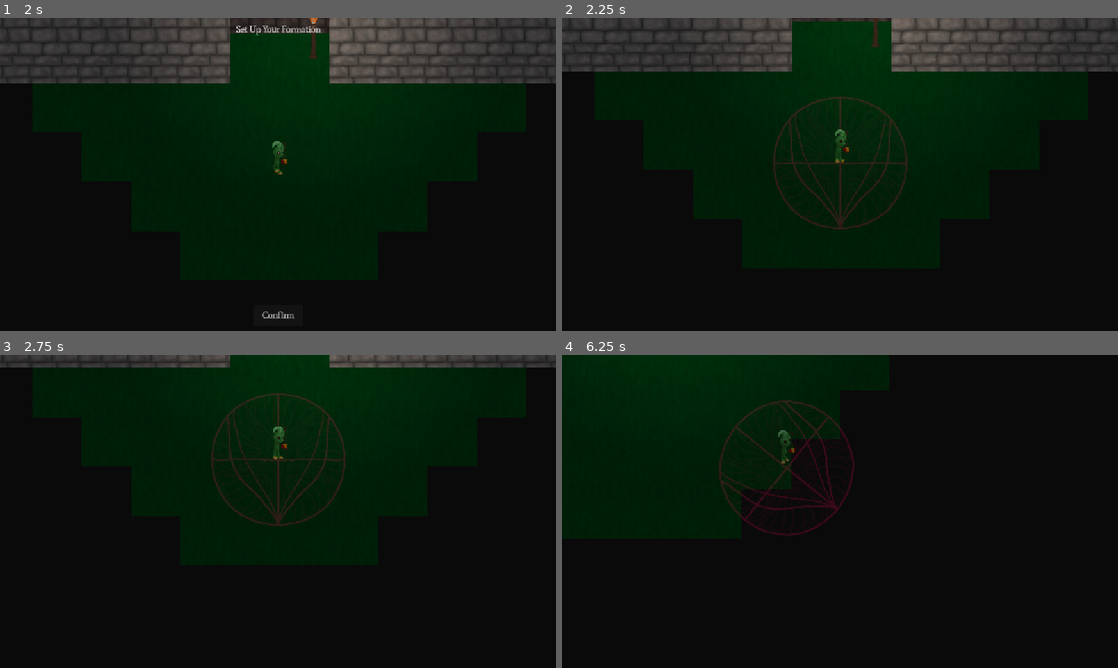
Above: before the commit, frames 1-4 (two rows, left to right).
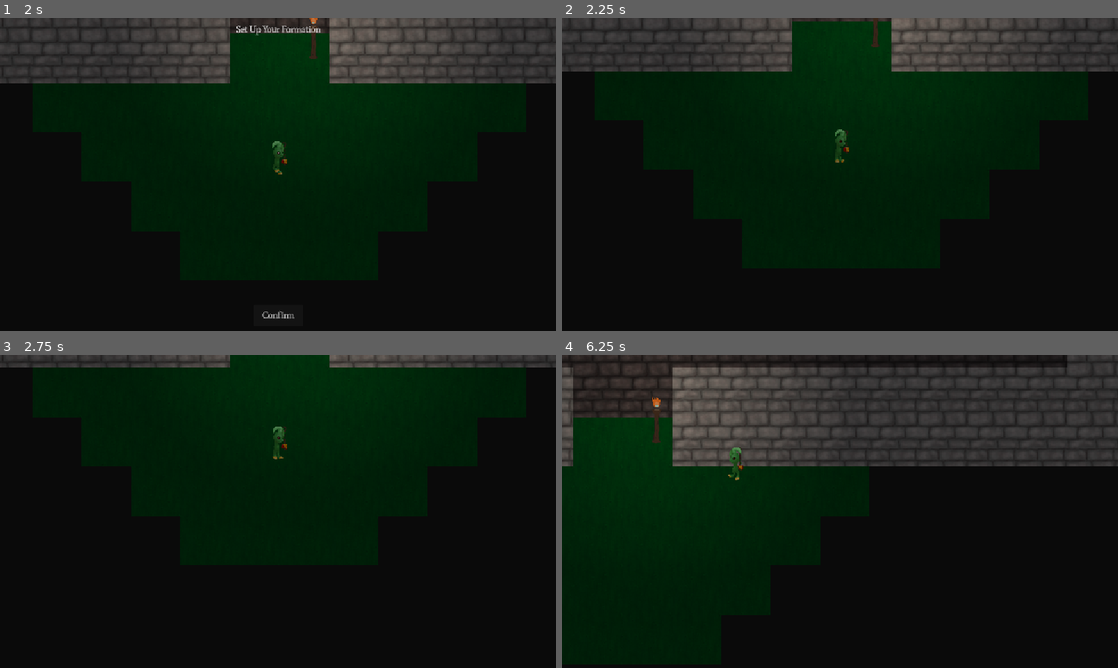
Above: after the commit, the same moments.

Repository: HoneyPony/impish-descent-future
Game: Godot game, scene res://MainMenu.tscn
Two runs of this game, one before a commit and one after it. Both use one fixed random seed, a clock stepped at 60 frames per second and the inputs below.
Inputs (mouse positions are in pixels of both pictures, inside the frame that each line leads up to):
- Up to frame 1 (2 s): click "Play" at 0.5 s; click "Confirm" at 1.25 s
- Up to frame 2 (2.25 s): click "Confirm" at 2 s
- Up to frame 3 (2.75 s): no input
- Up to frame 4 (6.25 s): move the mouse to (840, 445) at 2.77 s; press the mouse at (840, 445) at 2.78 s; hold D (player_right) 2.78-3.53 s; move the mouse to (728, 527) at 3.52 s; release the mouse at (728, 527) at 3.53 s; hold S (player_down) 3.53-4.28 s; click (728, 527) at 3.6 s; move the mouse to (895, 442) at 4.27 s; press the mouse at (895, 442) at 4.28 s; hold D (player_right) 4.28-5.03 s; move the mouse to (812, 574) at 5.02 s; release the mouse at (812, 574) at 5.03 s; hold W (player_up) 5.03-5.78 s; click (812, 574) at 5.1 s; move the mouse to (1006, 558) at 5.77 s; press the mouse at (1006, 558) at 5.78 s; hold A (player_left) from 5.78 s (still down)

Frame 1 is identical in both runs. In frame 2, 1.1% of the frame differs, in the area x 38-63%, y 25-68%; in frame 3, 1.1%; in frame 4, 33%, in the area x 0-100%, y 0-90%.

Commit message:
Somewhat decent formation
One issue here is that, you run up into the camera and this messes
with your angle. Hmmm...

Diff:
--- a/players/imp_formation.gd
+++ b/players/imp_formation.gd
@@ -29,7 +29,8 @@
 
 
 
-	#global_position += (pos - global_position) * 0.05
+	global_position += (pos - global_position) * 0.05
+	#global_position = pos
 
 	var vel = Vector2.ZERO
 	vel.x = Input.get_axis("player_left", "player_right")
@@ -37,12 +38,12 @@
 	vel = vel.normalized() * Player.MAX_VEL
 	# print(global_position)
 
-	global_position += vel * delta #* 4.0
+	global_position += vel * delta * 2.0
 
 	var dist: float = (circle.global_position - pos).length()
 	var circle_vis: float = 1.0 - clamp(dist / 50.0, 0.0, 1.0)
 	circle.self_modulate.a = 1.0 #circle_vis
-	circle.global_position = pos
+	circle.global_position += (pos - circle.global_position) * 0.9
 
 	# We need to use the global mouse position versus our own position, because
 	# the local mouse position is affected by our own rotation.
@@ -50,4 +51,4 @@
 	# Add an offset of 90 degrees because we want the user to configure their
 	# formation pointing 'up'.
 	var target_rot = (get_global_mouse_position() - global_position).angle() + TAU * 0.25
-	rotation = rotate_toward(rotation, target_rot, TAU * 4.0 * delta)
+	rotation = rotate_toward(rotation, target_rot, TAU * delta)
